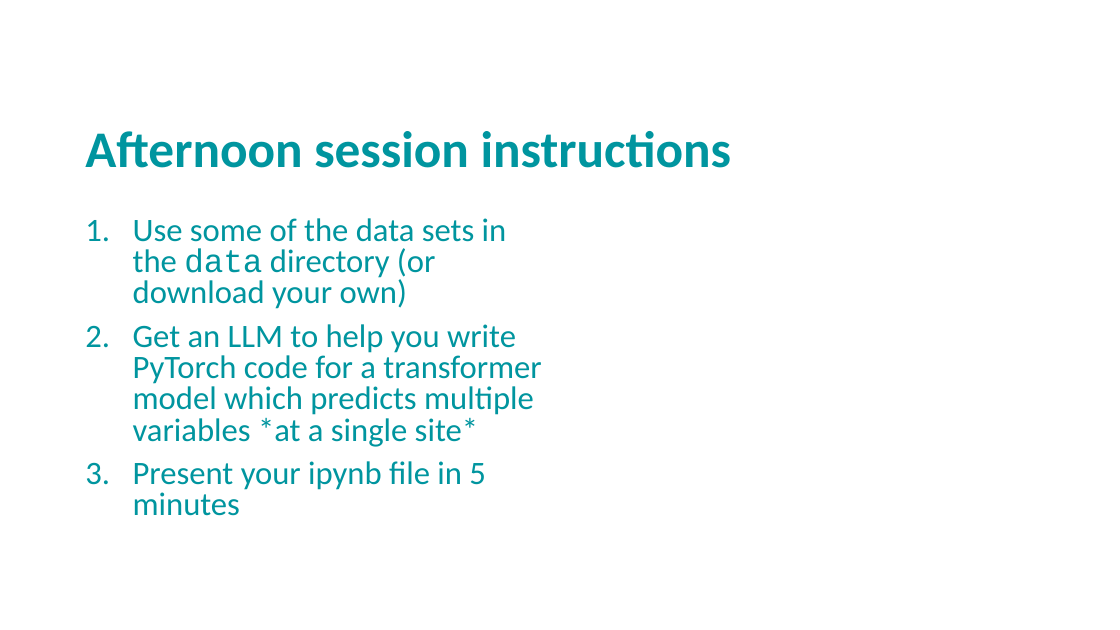
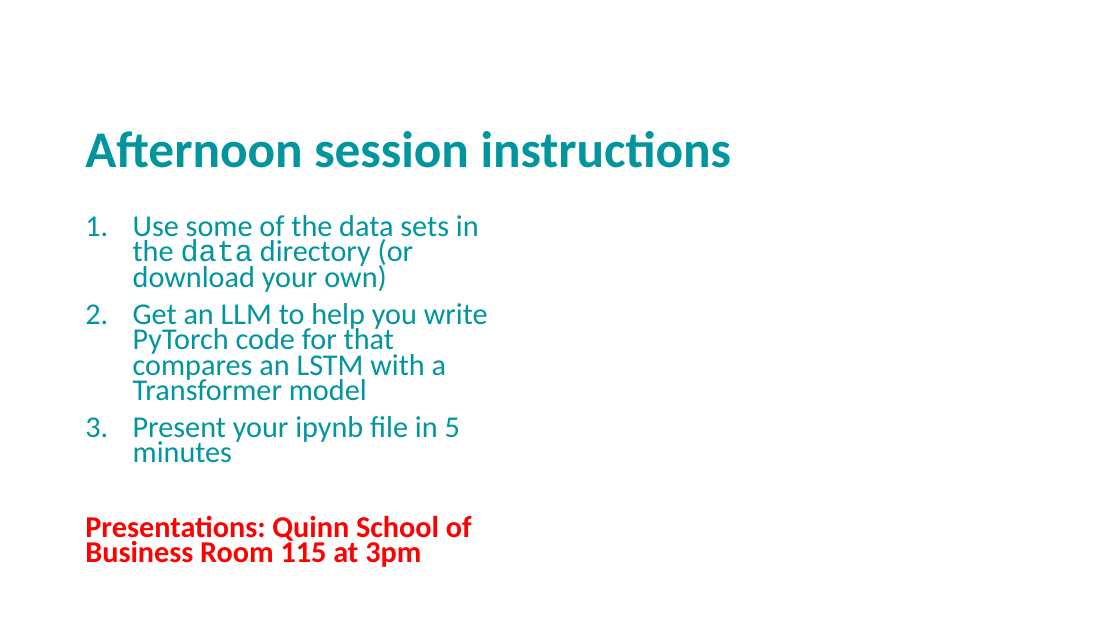
Before and after one commit to andrewcparnell/STAT41130, a slide deck: slide 22 of slides/day 3/D3C2_Transformers.pptx. Drawn at 1120x630 pixels with LibreOffice and Linux fonts; fonts in the diff are those of the drawing; background and template pictures are left out. Boxes give left, top, right and bottom in pixels: in the first picture for what was removed or moved away, otherwise in the second. Text is boxed around its words. In the diff, an @@ line names an element or a change of style, - is before the commit and + after.

```diff
--- a/slides/day 3/D3C2_Transformers.pptx
+++ b/slides/day 3/D3C2_Transformers.pptx
@@ text at (133,215,479,463): size 28 to 25.9 pt in "Use some of the data sets in ...", "Present your ipynb file in 5 minutes"; line spacing 0.8 to 0.7 @@
@@ text at (133,303,488,401): text changed; size 28 to 25.9 pt @@
-2. Get an LLM to help you write PyTorch code for a transformer model which predicts multiple variables *at a single site*
+2. Get an LLM to help you write PyTorch code for that compares an LSTM with a Transformer model
@@ text at (85,515,472,567): paragraph added @@
+Presentations: Quinn School of Business Room 115 at 3pm
```
